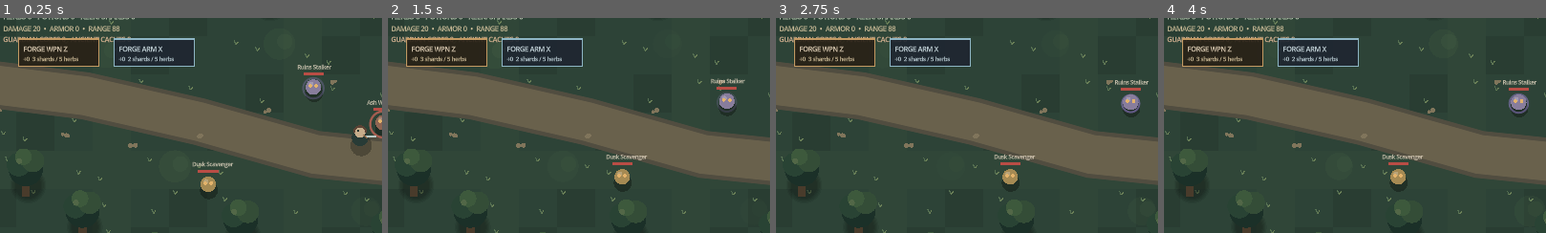
Above: before the commit, frames 1-4 (left to right).
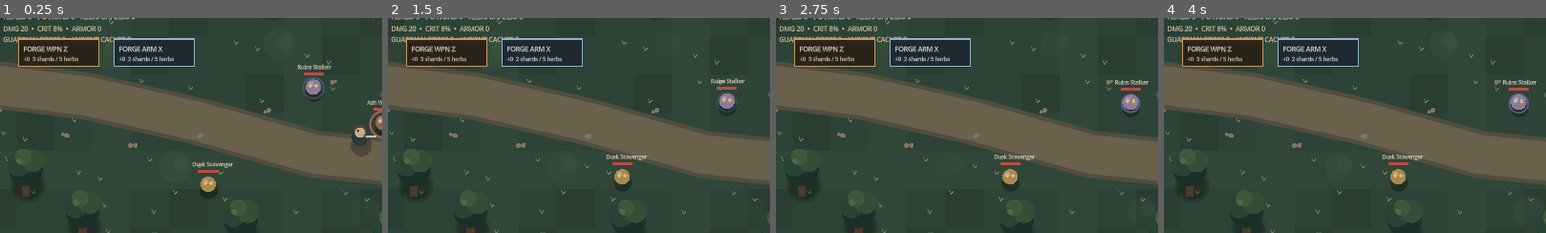
Above: after the commit, the same moments.

Repository: filesgloom-png/ELDERVALE
Game: Godot game, scene res://scenes/main.tscn
Two runs of this game, one before a commit and one after it. Both use one fixed random seed, a clock stepped at 60 frames per second and the inputs below.
Inputs (mouse positions are % of the whole screen's width and height, from its top left):
- Up to frame 1 (0.25 s): no input
- Up to frame 2 (1.5 s): tap Enter (ui_accept) at 0.5, 0.77 s; move the mouse to (72, 45) at 0.52 s; hold Right (ui_right) 0.53-1.25 s; tap Q at 0.6 s; click (72, 45) at 0.67 s; drag from (30, 55) to (45, 70) at 1.27 s
- Up to frame 3 (2.75 s): move the mouse to (60, 28) at 2.02 s; hold Right (ui_right) from 2.03 s (still down); tap F at 2.1 s
- Up to frame 4 (4 s): release Right (ui_right) at 2.75 s; drag from (45, 70) to (20, 35) at 2.77 s; move the mouse to (80, 65) at 3.52 s; hold Left (ui_left) from 3.53 s (still down); tap R at 3.6 s; tap Enter (ui_accept) at 3.77 s
The pictures show only the part of the screen within x 3-53%, y 22-72%; the shares and areas given below are measured in that part.

The runs differ from the first frame. In frame 1, 0.6% of the frame differs, in the area x 2-32%, y 3-7%; in frame 2, 0.6%; in frame 3, 0.6%; in frame 4, 0.6%.

Commit message:
feat: add critical hits and combat feedback

Diff:
--- a/scripts/main.gd
+++ b/scripts/main.gd
@@ -24,6 +24,7 @@
 var dodge_time := 0.0
 var dodge_cooldown := 0.0
 var dodge_direction: Vector2 = Vector2.RIGHT
+var critical_flash := 0.0
 var weapon_tier := 0
 var armor_tier := 0
 var herbs := 0
@@ -54,6 +55,7 @@
 	player_hit_flash = maxf(player_hit_flash - delta, 0.0)
 	dodge_time = maxf(dodge_time - delta, 0.0)
 	dodge_cooldown = maxf(dodge_cooldown - delta, 0.0)
+	critical_flash = maxf(critical_flash - delta, 0.0)
 	attack_cooldown = maxf(attack_cooldown - delta, 0.0)
 	skill_cooldown = maxf(skill_cooldown - delta, 0.0)
 	mob_attack_cooldown = maxf(mob_attack_cooldown - delta, 0.0)
@@ -306,10 +308,18 @@
 	var slash_direction := (Vector2(target["pos"]) - player_position).normalized()
 	combat_effects.append({"kind": "slash", "pos": player_position, "dir": slash_direction, "life": 0.20, "duration": 0.20})
 	var damage := 20 + weapon_tier * 8 + weapon_enchant * 4
+	var critical_chance := minf(0.08 + float(weapon_enchant) * 0.04, 0.24)
+	var is_critical := randf() < critical_chance
+	if is_critical:
+		damage = int(round(float(damage) * 1.75))
+		critical_flash = 0.24
+		combat_effects.append({"kind": "critical", "pos": Vector2(target["pos"]), "life": 0.34, "duration": 0.34})
+		_add_floating_message("CRITICAL! -%d" % damage, Vector2(target["pos"]) + Vector2(0, -52), Color("#ffd56f"))
+	else:
+		_add_floating_message("-%d" % damage, Vector2(target["pos"]) + Vector2(0, -36), Color("#f2b0a0"))
 	target["hp"] = int(target["hp"]) - damage
 	target["hit_flash"] = 0.18
 	combat_effects.append({"kind": "hit", "pos": Vector2(target["pos"]), "life": 0.18, "duration": 0.18})
-	_add_floating_message("-%d" % damage, Vector2(target["pos"]) + Vector2(0, -36), Color("#f2b0a0"))
 	if int(target["hp"]) <= 0:
 		_defeat_mob(target)
 	_save_progress()
@@ -326,10 +336,18 @@
 			continue
 		if player_position.distance_to(mob["pos"]) <= 150.0:
 			var damage := 35 + weapon_tier * 5 + weapon_enchant * 3
+			var critical_chance := minf(0.05 + float(weapon_enchant) * 0.03, 0.20)
+			var is_critical := randf() < critical_chance
+			if is_critical:
+				damage = int(round(float(damage) * 1.5))
+				critical_flash = 0.24
+				combat_effects.append({"kind": "critical", "pos": Vector2(mob["pos"]), "life": 0.34, "duration": 0.34})
+				_add_floating_message("SKILL CRIT! -%d" % damage, Vector2(mob["pos"]) + Vector2(0, -52), Color("#ffd56f"))
+			else:
+				_add_floating_message("-%d" % damage, Vector2(mob["pos"]) + Vector2(0, -36), Color("#a8d8ef"))
 			mob["hp"] = int(mob["hp"]) - damage
 			mob["hit_flash"] = 0.18
 			combat_effects.append({"kind": "hit", "pos": Vector2(mob["pos"]), "life": 0.18, "duration": 0.18})
-			_add_floating_message("-%d" % damage, Vector2(mob["pos"]) + Vector2(0, -36), Color("#a8d8ef"))
 			hit_any = true
 			if int(mob["hp"]) <= 0:
 				_defeat_mob(mob)
@@ -828,6 +846,15 @@
 			var slash_color := Color("#f5dfad")
 			slash_color.a = (1.0 - progress) * 0.92
 			draw_arc(center, 30.0 + progress * 8.0, direction.angle() - 0.95, direction.angle() + 0.95, 20, slash_color, 4.0, true)
+		elif String(effect["kind"]) == "critical":
+			var critical_color := Color("#ffd56f")
+			critical_color.a = (1.0 - progress) * 0.95
+			var critical_center: Vector2 = effect["pos"]
+			for ray_index in range(10):
+				var ray_angle := TAU * float(ray_index) / 10.0 + progress * 0.25
+				var ray_direction := Vector2(cos(ray_angle), sin(ray_angle))
+				draw_line(critical_center + ray_direction * (8.0 + progress * 5.0), critical_center + ray_direction * (24.0 + progress * 16.0), critical_color, 3.0)
+			draw_arc(critical_center, 18.0 + progress * 22.0, 0.0, TAU, 28, critical_color, 2.5, true)
 		elif String(effect["kind"]) == "dodge":
 			var direction: Vector2 = effect["dir"]
 			var dodge_color := Color("#9fe6ef")
@@ -926,7 +953,7 @@
 	draw_string(ThemeDB.fallback_font, Vector2(42, 144), "ARMOR reduces damage • SKILL cooldown %.1fs" % skill_cooldown, HORIZONTAL_ALIGNMENT_LEFT, -1, 11, Color("#c5cfba"))
 	draw_string(ThemeDB.fallback_font, Vector2(42, 164), "HERBS %d   POTIONS %d   RELIC SHARDS %d" % [herbs, potions, relic_shards], HORIZONTAL_ALIGNMENT_LEFT, -1, 12, Color("#c5cfba"))
 	draw_string(ThemeDB.fallback_font, Vector2(42, 202), "GUARDIAN CORES %d   ANCIENT CACHES %d" % [guardian_cores, ancient_caches], HORIZONTAL_ALIGNMENT_LEFT, -1, 11, Color("#e7bd9a"))
-	draw_string(ThemeDB.fallback_font, Vector2(42, 184), "DAMAGE %d  •  ARMOR %d  •  RANGE 88" % [20 + weapon_tier * 8 + weapon_enchant * 4, armor_tier * 2 + armor_enchant * 2], HORIZONTAL_ALIGNMENT_LEFT, -1, 11, Color("#d7c59f"))
+	draw_string(ThemeDB.fallback_font, Vector2(42, 184), "DMG %d  •  CRIT %d%%  •  ARMOR %d" % [20 + weapon_tier * 8 + weapon_enchant * 4, int(round(minf(0.08 + float(weapon_enchant) * 0.04, 0.24) * 100.0)), armor_tier * 2 + armor_enchant * 2], HORIZONTAL_ALIGNMENT_LEFT, -1, 11, Color("#d7c59f"))
 	var forge_weapon_center := _forge_weapon_button_center()
 	draw_rect(Rect2(forge_weapon_center - Vector2(67, 23), Vector2(134, 46)), Color(0.16, 0.13, 0.09, 0.92))
 	draw_rect(Rect2(forge_weapon_center - Vector2(67, 23), Vector2(134, 46)), Color("#c49a62"), false, 2.0)
